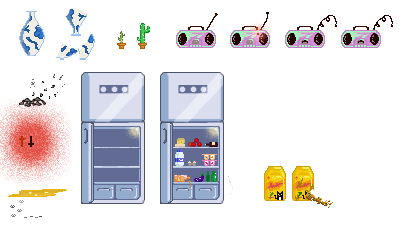
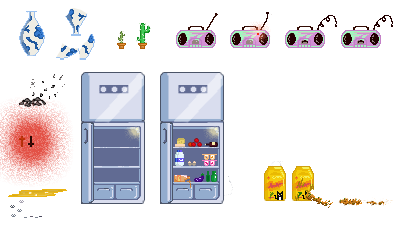
Layer changes from the first 400 x 240 image to the second:
added group "croquette sol" with 2 layers above "paquet croquetttes" over [338, 197, 393, 206]
added layer "croquettes par terre mangées" in group "croquette sol" over [365, 197, 393, 206]
added layer "croquettes par terre" in group "croquette sol" over [338, 197, 366, 206]
